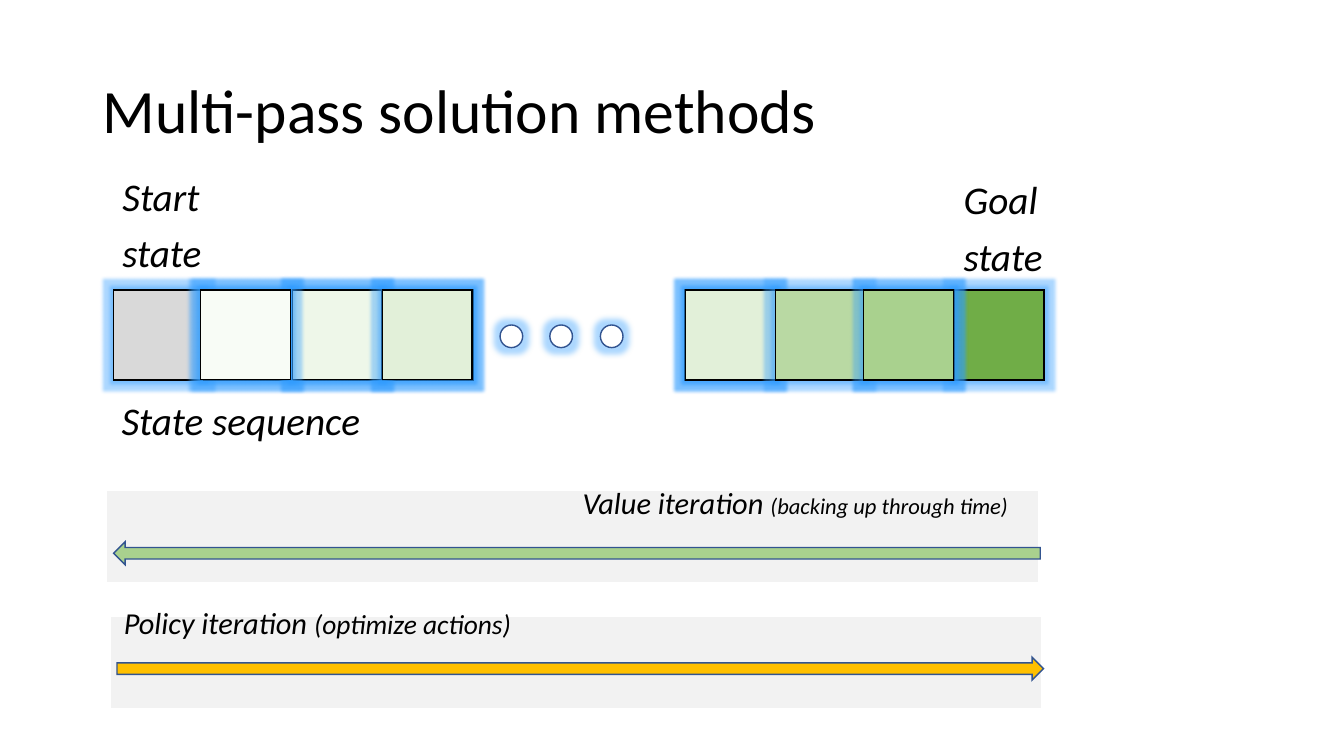
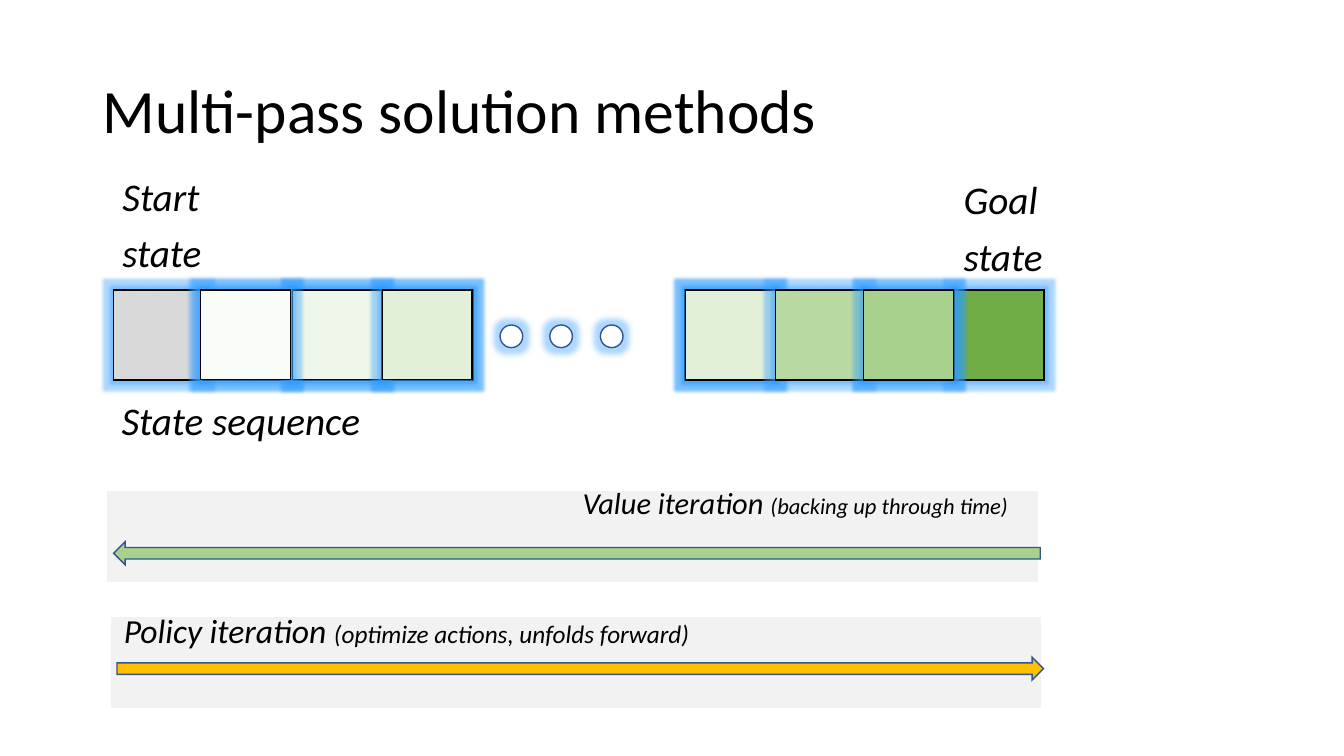
Before and after one commit to microsoft/ICSE2019, a slide deck: slide 10 of Rlearning/RL_ICSE.pptx (slide 8 before the commit). Drawn at 1344x756 pixels with LibreOffice and Linux fonts; fonts in the diff are those of the drawing. Boxes give left, top, right and bottom in pixels: in the first picture for what was removed or moved away, otherwise in the second. Text is boxed around its words. In the diff, an @@ line names an element or a change of style, - is before the commit and + after.

```diff
--- a/Rlearning/RL_ICSE.pptx
+++ b/Rlearning/RL_ICSE.pptx
@@ text at [124,619,689,649]: text changed; size 19.6 to 18 pt @@
-Policy iteration (optimize actions)
+Policy iteration (optimize actions, unfolds forward)
```
Also in this commit, not shown: 8 other slides changed, 5 slides added.
